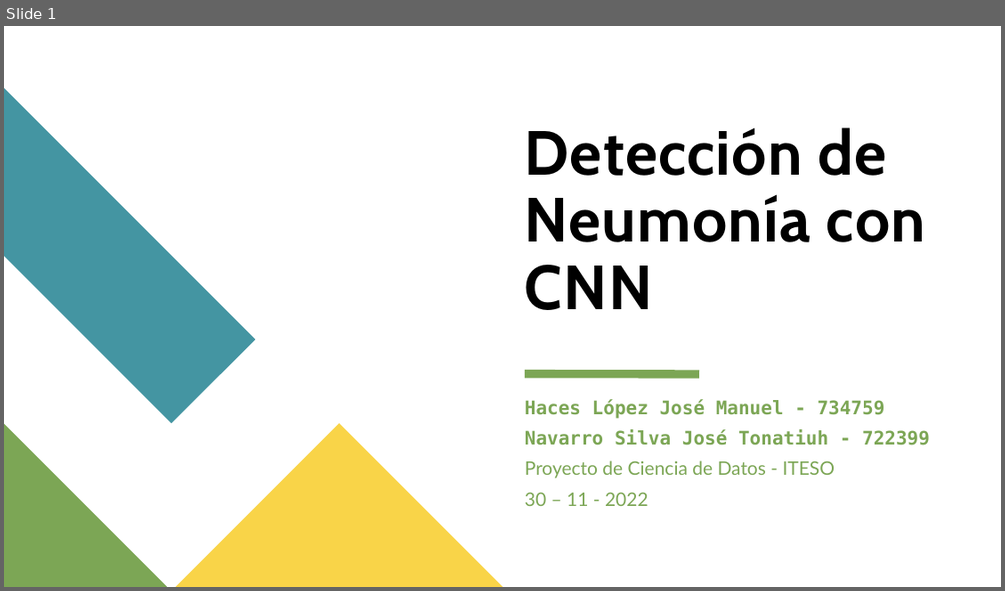
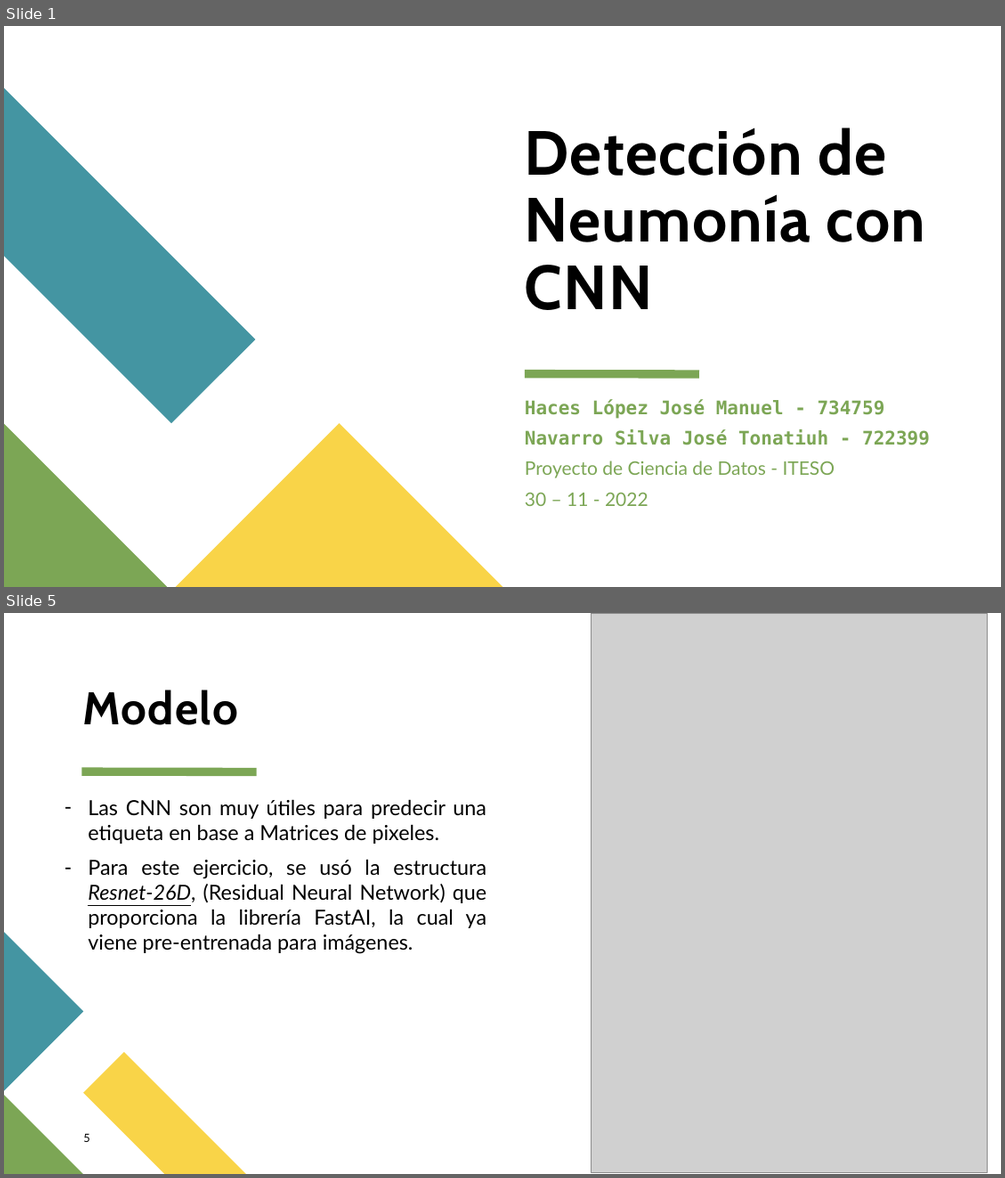
Before and after one commit to JManuelHaces/Proyecto-de-Ciencia-de-Datos, a slide deck: presentacion/Deteccion_Neumonía_CNN.pptx. Shown one above the other, each under a label of ours: slide 1 before the commit, slides 1 and 5 after it; the slides between them are not shown. The pictures are 1005x591 and 1005x1178 pixels, drawn with LibreOffice and Linux fonts; fonts in the diff are those of the drawing; grey boxes stand for pictures. Boxes give left, top, right and bottom in pixels: in the first picture for what was removed or moved away, otherwise in the second. Text is boxed around its words. In the diff, an @@ line names an element or a change of style, - is before the commit and + after.

```diff
--- a/presentacion/Deteccion_Neumonía_CNN.pptx
+++ b/presentacion/Deteccion_Neumonía_CNN.pptx
@@ slide 5 added at (x1=4, y1=613, x2=1001, y2=1174), background #FFFFFF @@
@@ picture added at (x1=591, y1=613, x2=987, y2=1172) @@
@@ title added at (x1=83, y1=690, x2=238, y2=725), 44 pt, text #000000, bold @@
+Modelo
@@ line added from (81, 771) to (257, 771), #7CA655 8 pt @@
@@ text added at (x1=88, y1=799, x2=486, y2=954), 20 pt, text #000000 @@
+– Las CNN son muy útiles para predecir una etiqueta en base a Matrices de pixeles.
+– Para este ejercicio, se usó la estructura Resnet-26D, (Residual Neural Network) que proporciona la librería FastAI, la cual ya viene pre-entrenada para imágenes.
@@ freeform shape added at (x1=4, y1=933, x2=83, y2=1091), fill #4495A2 @@
@@ freeform shape added at (x1=83, y1=1052, x2=245, y2=1174), fill #F9D448 @@
@@ freeform shape added at (x1=4, y1=1094, x2=83, y2=1174), fill #7CA655 @@
@@ page number added at (x1=83, y1=1133, x2=89, y2=1142), 11 pt, text #000000 @@
+5
```
Also in this commit, not shown: 10 other slides added, 12 slides removed, 5 other files.
